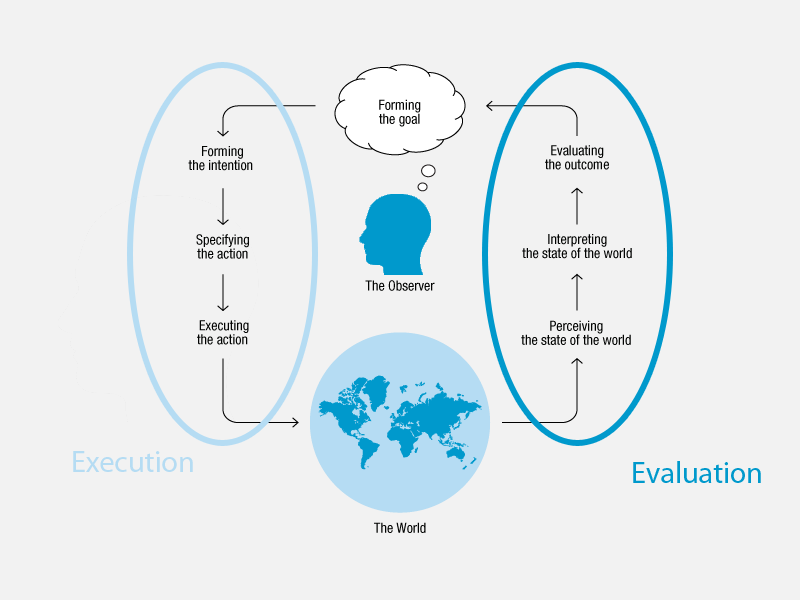
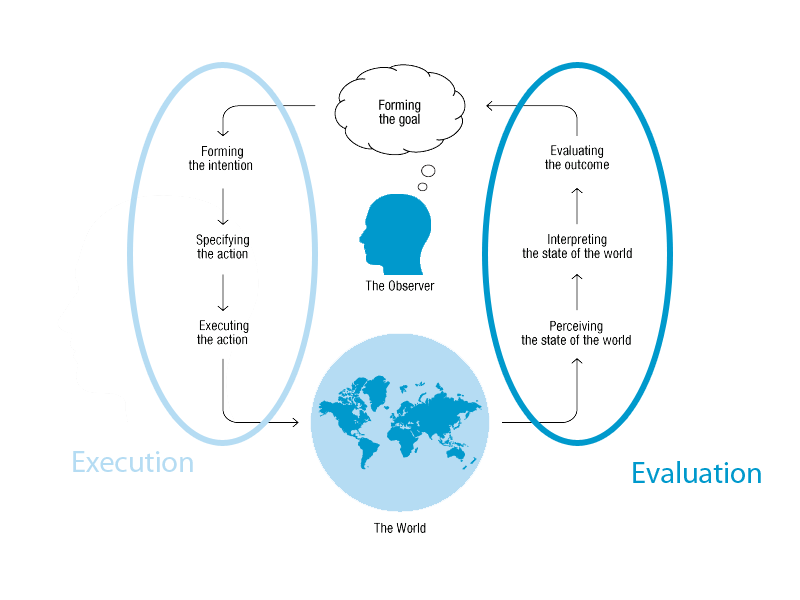
Two versions of the same layered image (800x600). Layer-by-layer changes:
painted on "Ebene 2" over [left=0, top=0, right=800, bottom=600]
